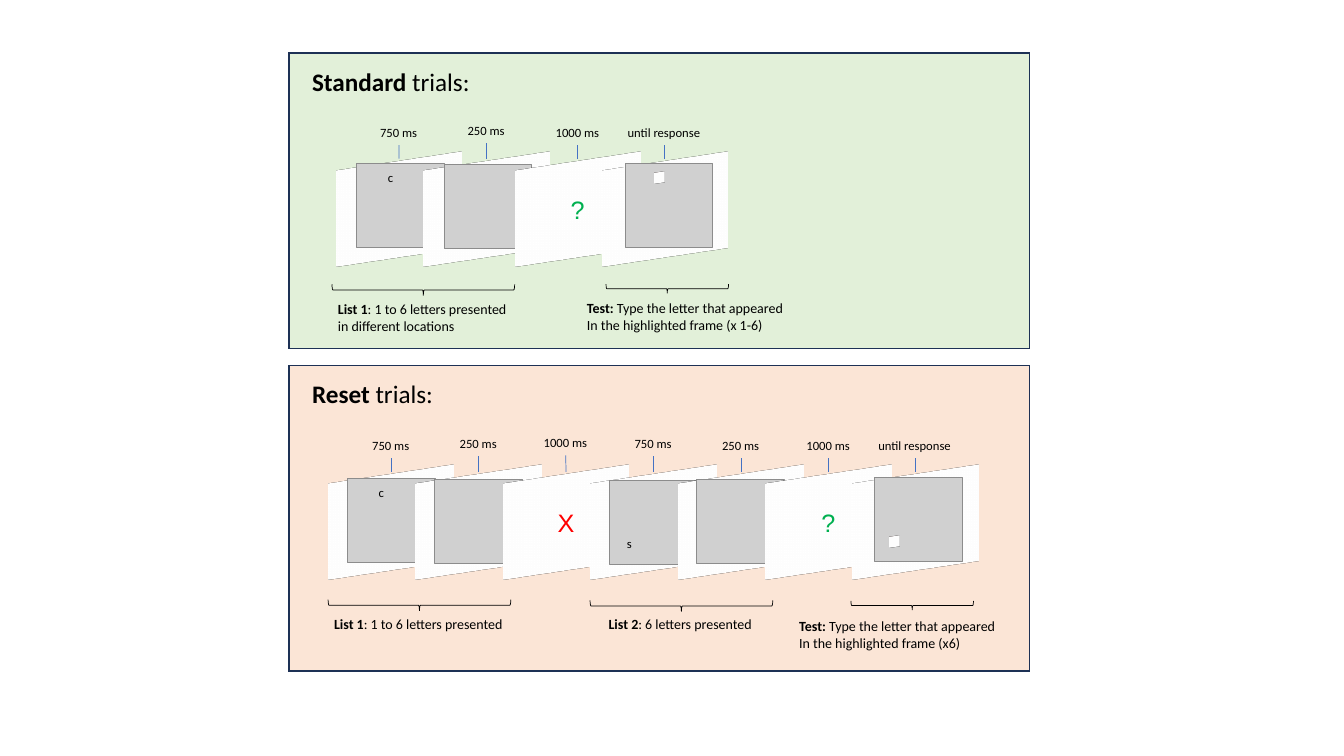
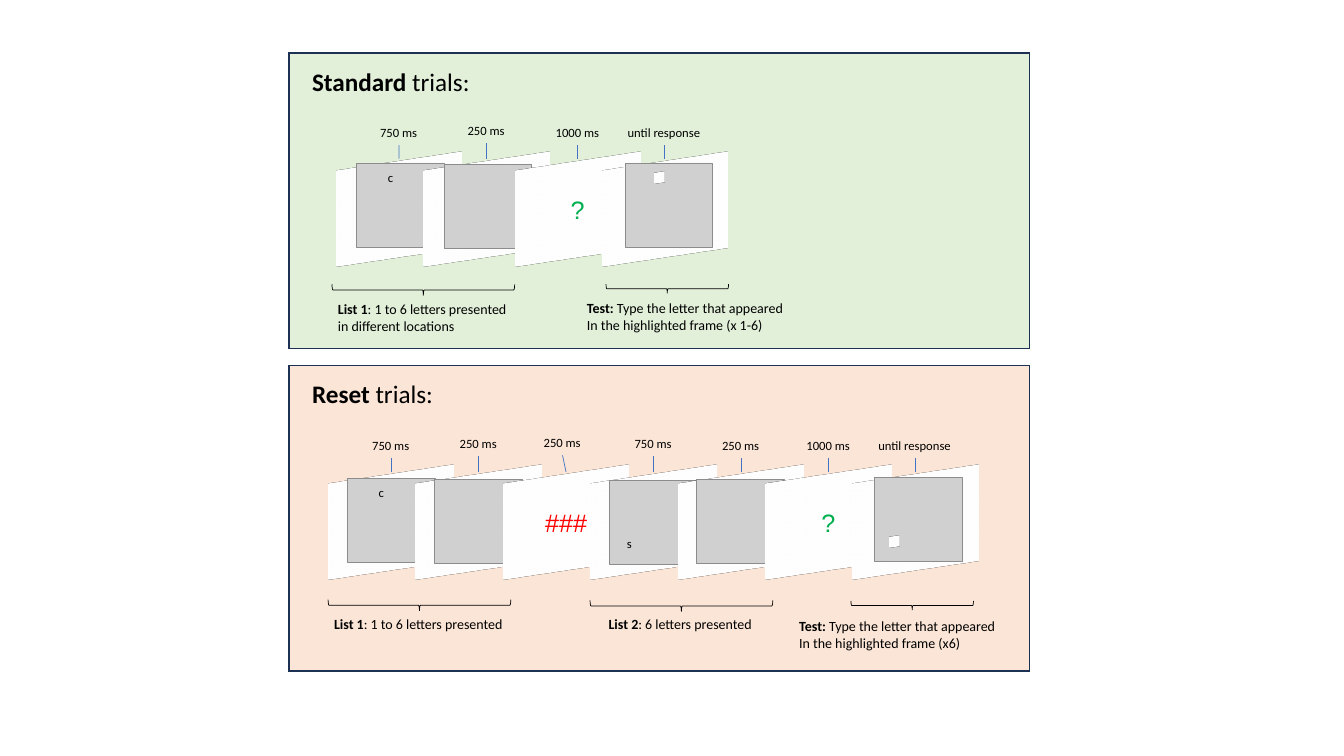
Before and after one commit to venpopov/primacy-reset, a slide deck: slide 2 of figures/Exp1_procedure.pptx. Drawn at 1344x756 pixels with LibreOffice and Linux fonts; fonts in the diff are those of the drawing; grey boxes stand for pictures. Boxes give left, top, right and bottom in pixels: in the first picture for what was removed or moved away, otherwise in the second. Text is boxed around its words. In the diff, an @@ line names an element or a change of style, - is before the commit and + after.

```diff
--- a/figures/Exp1_procedure.pptx
+++ b/figures/Exp1_procedure.pptx
@@ text at box(544, 439, 581, 447): text changed @@
-1000 ms
+250 ms
@@ line moved from (566, 456) - (567, 472) to (563, 456) - (567, 472) @@
@@ text in rectangle at box(558, 514, 575, 532): text changed @@
-X
+###
```
Also in this commit, not shown: 1 other slide changed.
